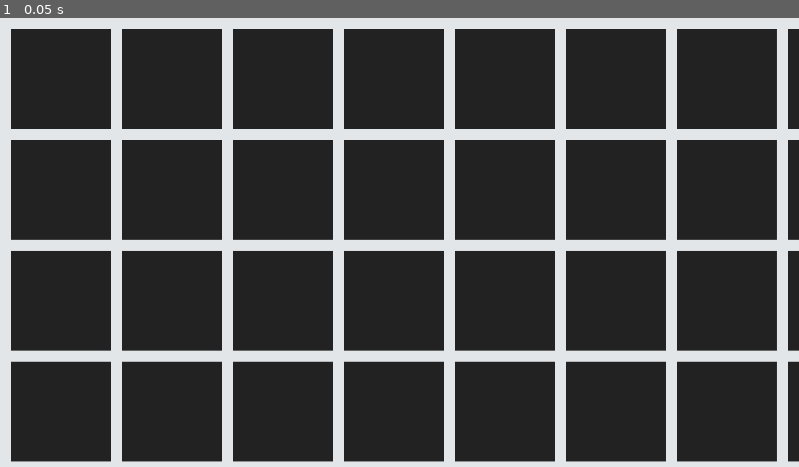
Above: before the commit, frame 1.
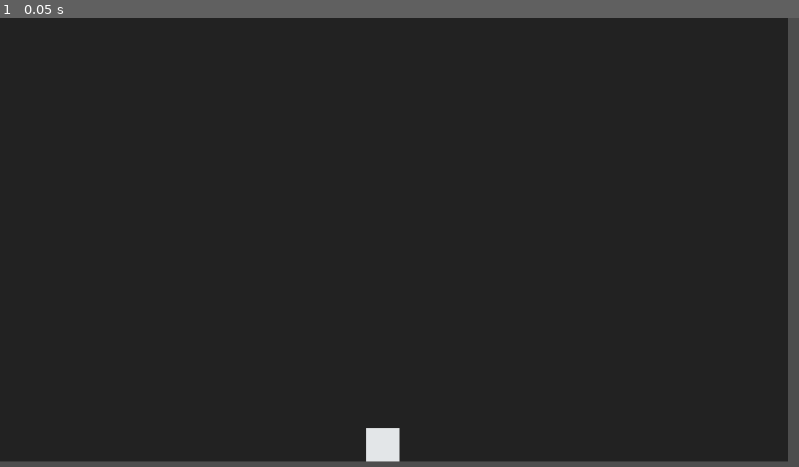
Above: after the commit, the same moment.

Repository: TraySimpson/DungeonGenerator
Game: Godot game, scene res://main.tscn
Same seed, same stepped clock (60 frames per second), same inputs: the game is played once before the commit and once after it.
Inputs:
- Up to frame 1 (0.05 s): no input

The runs differ from the first frame. In frame 1, 23% of the frame differs, in the area x 0-100%, y 0-100%.

Commit message:
Add starting room

Diff:
--- /dev/null
+++ b/Segment.gd
@@ -0,0 +1,7 @@
+class_name Segment
+extends RefCounted
+
+var size: Vector2i
+var position: Vector2i
+var weight: int
+var connections := []
--- a/TileMap.gd
+++ b/TileMap.gd
@@ -1,18 +1,32 @@
 extends TileMap
 
-@export var map_width: int = 100
-@export var map_height: int = 100
+@export var map_width: int = 71
+@export var map_height: int = 40
 
 const LAYER = 0
 const TILESET_SOURCE = 0
 const BLACK: Vector2i = Vector2i(0, 0)
 const WHITE: Vector2i = Vector2i(1, 0)
 
+
+
 func _ready():
+	var rooms = create_graph()
+	render_tilemap(rooms)
+
+
+func create_graph() -> Array[Segment]:
+	var room = Segment.new()
+	room.size = Vector2i(3, 3)
+	room.position = Vector2i(map_width / 2 - 1, map_height - 2)
+	return [ room ]
+
+func render_tilemap(rooms: Array[Segment]):
 	for x in range(map_width):
 		for y in range(map_height):
-			var color = WHITE if getColor(x, y) else BLACK
-			set_cell(LAYER, Vector2i(x, y), TILESET_SOURCE, color)
-
-func getColor(x, y) -> bool:
-	return x % 10 == 0 or y % 10 == 0
+			set_cell(LAYER, Vector2i(x, y), TILESET_SOURCE, BLACK)
+	for room in rooms:
+		var start = room.position - (room.size / 2)
+		for x in range(room.size.x):
+			for y in range(room.size.y):
+				set_cell(LAYER, Vector2i(start.x + x, start.y + y), TILESET_SOURCE, WHITE)
